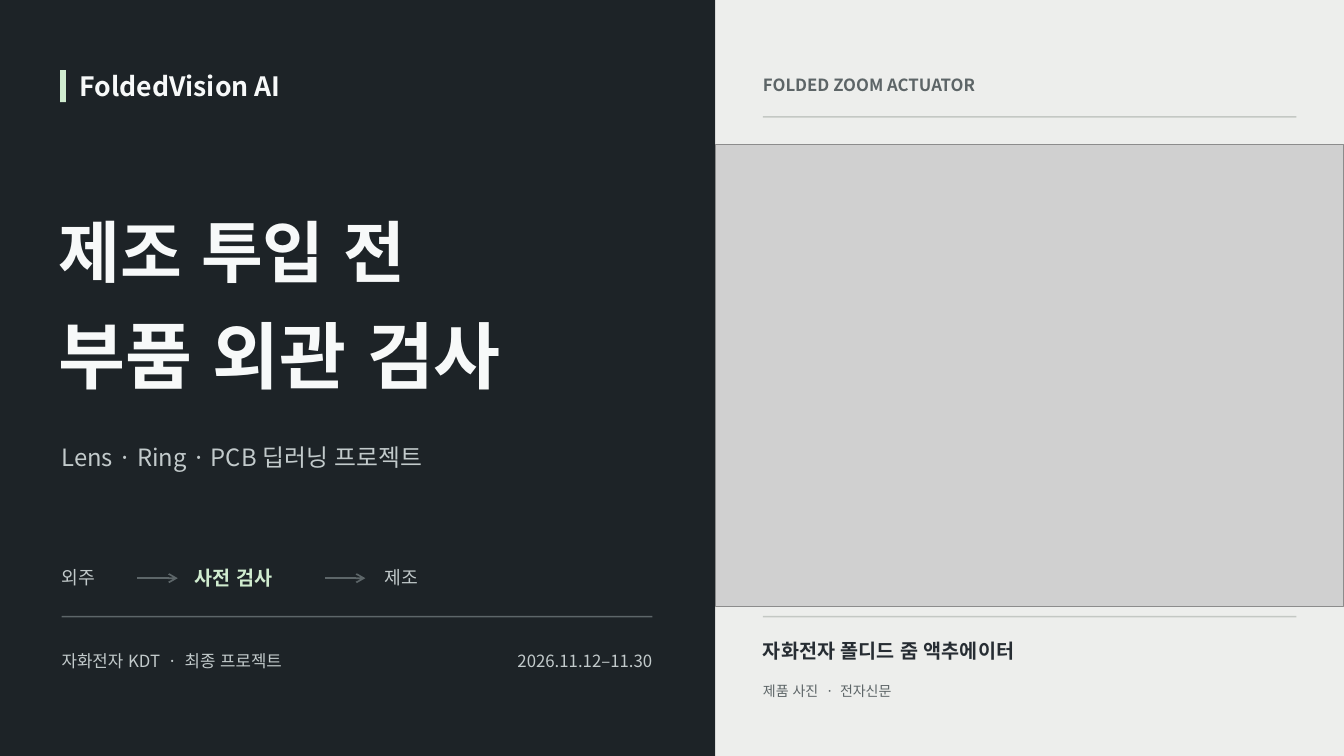
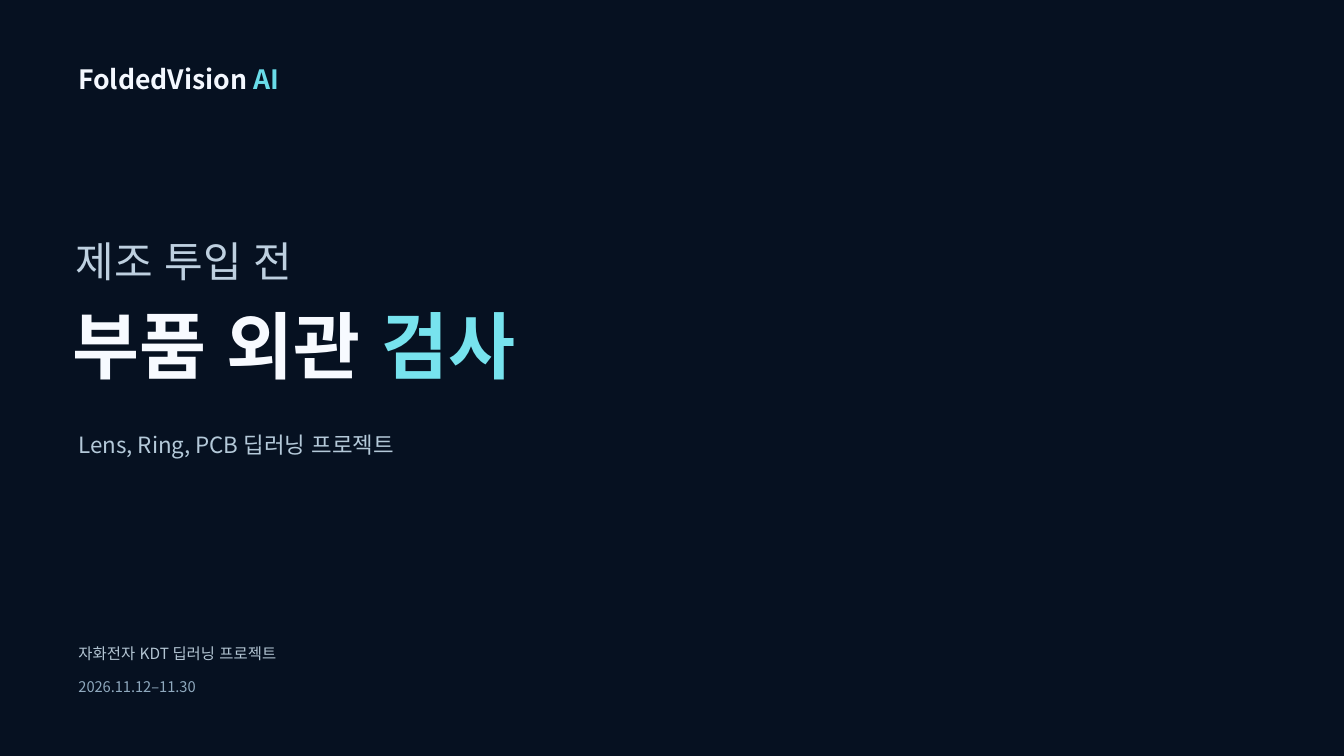
Before and after one commit to zzengmo/FoldedVision_AI, a slide deck: slide 1 of outputs/presentation/FoldedVision_최종발표.pptx. Drawn at 1344x756 pixels with LibreOffice and Linux fonts; fonts in the diff are those of the drawing; grey boxes stand for pictures; background and template pictures are left out. Boxes give left, top, right and bottom in pixels: in the first picture for what was removed or moved away, otherwise in the second. Text is boxed around its words. In the diff, an @@ line names an element or a change of style, - is before the commit and + after.

Commit message:
Add redesigned FoldedVision presentation and visual assets
Save the current 10-slide shared introduction, generated artwork, previews, provenance records, and handoff instructions. Preserve the web demonstration reference for the final presentation section.

```diff
--- a/outputs/presentation/FoldedVision_최종발표.pptx
+++ b/outputs/presentation/FoldedVision_최종발표.pptx
@@ background #FFFFFF to picture (left out) @@
@@ rectangle removed at (x1=0, y1=0, x2=716, y2=756) @@
@@ rectangle removed at (x1=716, y1=0, x2=1344, y2=756) @@
@@ rectangle removed at (x1=60, y1=70, x2=67, y2=102) @@
@@ text "FoldedVision AI" at (x1=78, y1=67, x2=279, y2=90): text colour #F7F9F9 to #F4F8FF in "FoldedVision"; text colour #F7F9F9 to #69DCE9 in "AI"; vertical alignment middle to top @@
@@ text removed at (x1=763, y1=78, x2=975, y2=91) @@
-FOLDED ZOOM ACTUATOR
@@ rectangle removed at (x1=763, y1=116, x2=1297, y2=117) @@
@@ picture removed at (x1=716, y1=144, x2=1344, y2=606) @@
@@ text "제조 투입 전" moved from (x1=59, y1=220, x2=406, y2=283) to (x1=76, y1=242, x2=293, y2=281) @@
@@ text "제조 투입 전" at (x1=76, y1=242, x2=293, y2=281): size 48 to 30 pt, text colour #F7F9F9 to #BED0E0, bold off; vertical alignment middle to top @@
@@ text "부품 외관 검사" moved from (x1=59, y1=322, x2=501, y2=390) to (x1=73, y1=312, x2=515, y2=380) @@
@@ text "부품 외관 검사" at (x1=73, y1=312, x2=515, y2=380): text colour #F7F9F9 to #F7FAFF in "부품 외관"; text colour #F7F9F9 to #77E3EE in "검사"; vertical alignment middle to top @@
@@ text at (x1=78, y1=434, x2=394, y2=459): text changed; size 17 to 16 pt; text colour #C2CACB to #B4C9D9 @@
-Lens · Ring · PCB 딥러닝 프로젝트
+Lens, Ring, PCB 딥러닝 프로젝트
@@ text "Lens, Ring, PCB 딥러닝 프로젝트" at (x1=78, y1=434, x2=394, y2=459): vertical alignment middle to top @@
@@ text removed at (x1=62, y1=569, x2=95, y2=586) @@
-외주
@@ text removed at (x1=195, y1=568, x2=272, y2=587) @@
-사전 검사
@@ text removed at (x1=385, y1=569, x2=418, y2=586) @@
-제조
@@ arrow removed from (137, 579) to (177, 579) @@
@@ arrow removed from (325, 579) to (365, 579) @@
@@ rectangle removed at (x1=62, y1=616, x2=652, y2=617) @@
@@ rectangle removed at (x1=763, y1=616, x2=1297, y2=617) @@
@@ text "자화전자 KDT 딥러닝 프로젝트" at (x1=78, y1=646, x2=276, y2=660): vertical alignment middle to top @@
@@ text at (x1=78, y1=646, x2=276, y2=660): text changed; size 12 to 11 pt; text colour #C2CACB to #B3C5D3 @@
-자화전자 KDT · 최종 프로젝트
+자화전자 KDT 딥러닝 프로젝트
@@ text removed at (x1=763, y1=641, x2=1014, y2=660) @@
-자화전자 폴디드 줌 액추에이터
@@ text "2026.11.12–11.30" moved from (x1=517, y1=654, x2=652, y2=667) to (x1=78, y1=681, x2=195, y2=692) @@
@@ text "2026.11.12–11.30" at (x1=78, y1=681, x2=195, y2=692): size 12 to 10.5 pt, text colour #C2CACB to #8FA9BE; alignment right to left; vertical alignment middle to top @@
@@ text removed at (x1=763, y1=684, x2=891, y2=697) @@
-제품 사진 · 전자신문
```
Also in this commit, not shown: 9 slides added, 35 other files.
